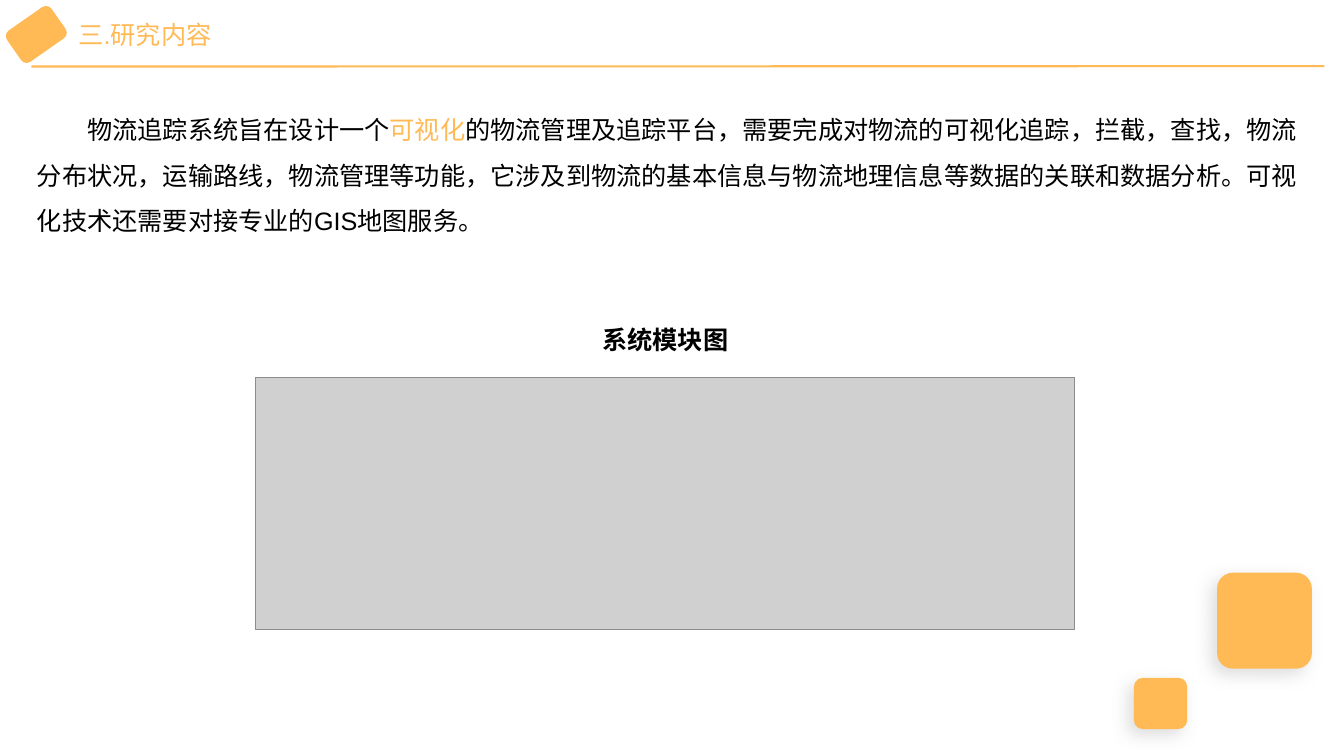
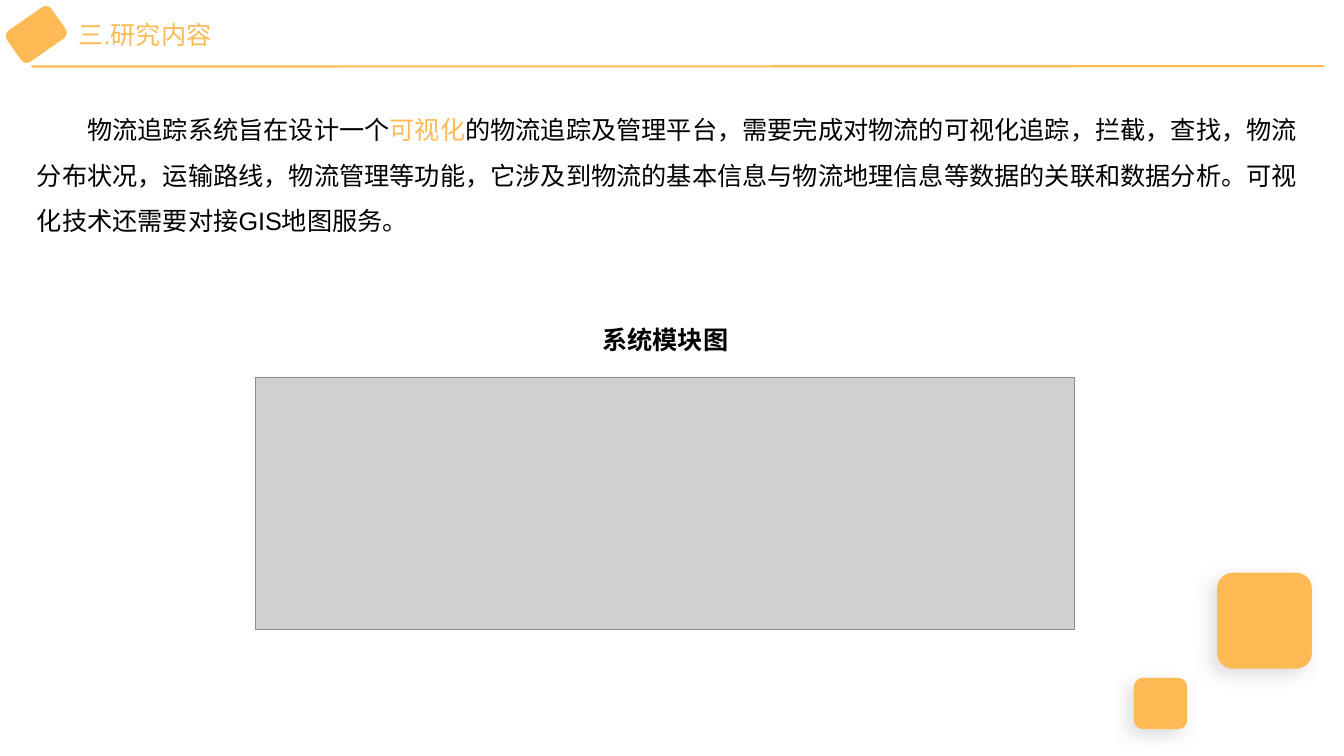
Before and after one commit to wu-yu-pei/graduation-design-file, a slide deck: slide 4 of 开题报告演讲PPT.pptx. Drawn at 1344x756 pixels with LibreOffice and Linux fonts; fonts in the diff are those of the drawing; grey boxes stand for pictures. Boxes give left, top, right and bottom in pixels: in the first picture for what was removed or moved away, otherwise in the second. Text is boxed around its words. In the diff, an @@ line names an element or a change of style, - is before the commit and + after.

```diff
--- a/开题报告演讲PPT.pptx
+++ b/开题报告演讲PPT.pptx
@@ text at <box>37,117,1297,232</box>: text changed @@
-物流追踪系统旨在设计一个可视化的物流管理及追踪平台，需要完成对物流的可视化追踪，拦截，查找，物流分布状况，运输路线，物流管理等功能，它涉及到物流的基本信息与物流地理信息等数据的关联和数据分析。可视化技术还需要对接专业的GIS地图服务。
+物流追踪系统旨在设计一个可视化的物流追踪及管理平台，需要完成对物流的可视化追踪，拦截，查找，物流分布状况，运输路线，物流管理等功能，它涉及到物流的基本信息与物流地理信息等数据的关联和数据分析。可视化技术还需要对接GIS地图服务。
```
Also in this commit, not shown: 1 other slide changed.
